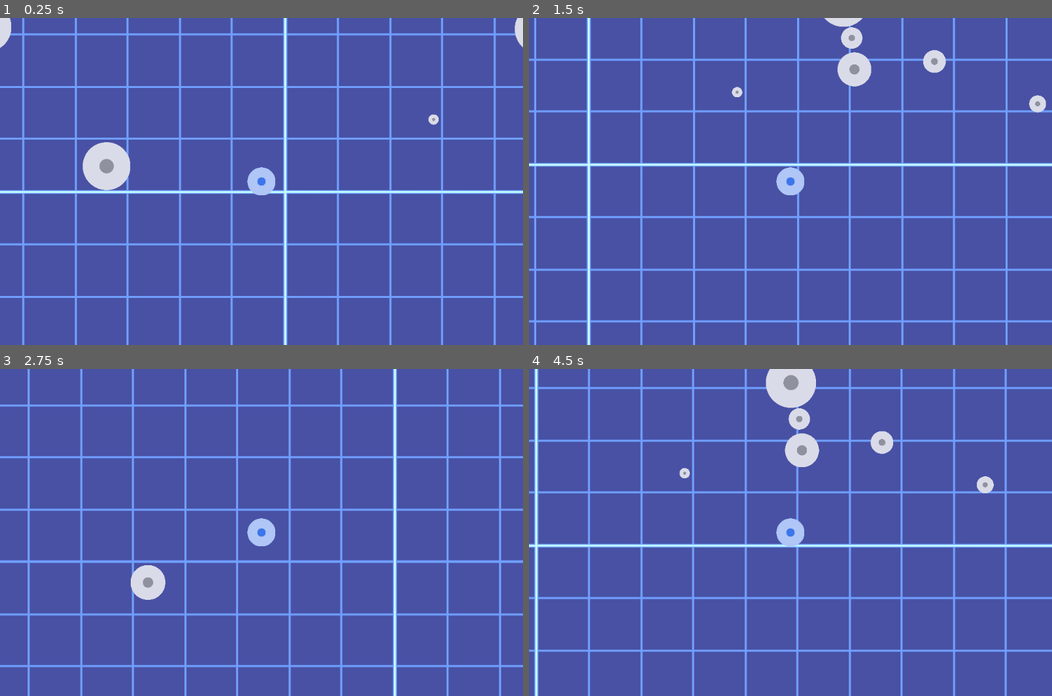
Above: before the commit, frames 1-4 (two rows, left to right).
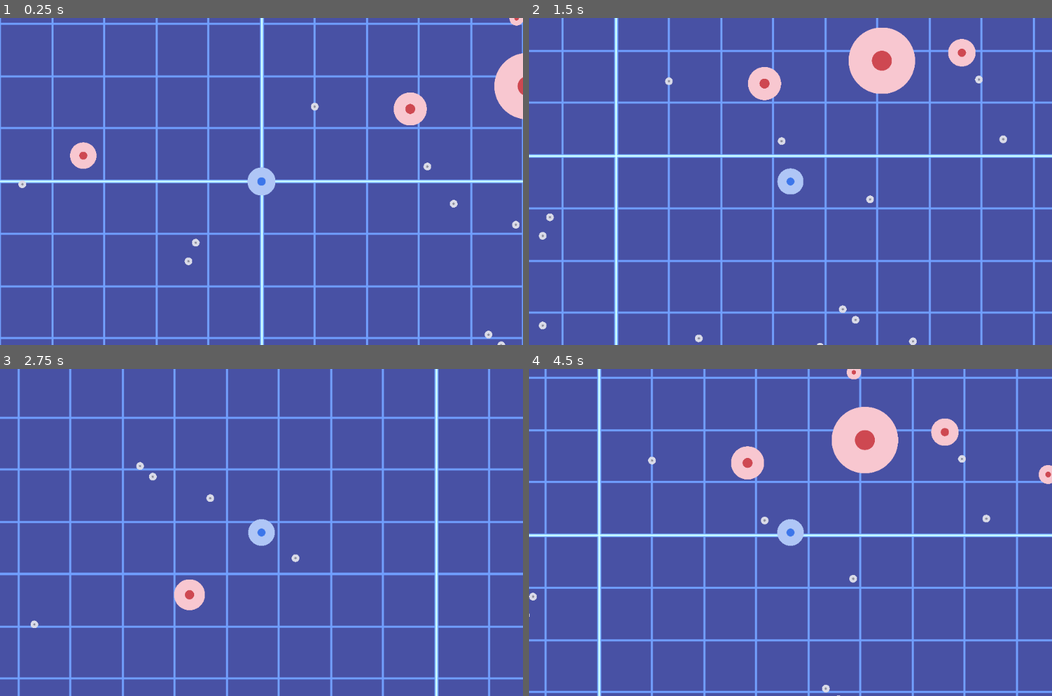
Above: after the commit, the same moments.

Repository: KasaiAi/Godot-Collection
Game: Godot game, scene res://Scenes/Level.tscn
Same seed, same stepped clock (60 frames per second), same inputs: the game is played once before the commit and once after it.
Inputs:
- Up to frame 1 (0.25 s): no input
- Up to frame 2 (1.5 s): tap Enter at 0.5 s; hold D (ui_right) 0.53-1.28 s; hold S (ui_down) from 1.28 s (still down)
- Up to frame 3 (2.75 s): release S (ui_down) at 2.03 s; hold D (ui_right) from 2.03 s (still down)
- Up to frame 4 (4.5 s): release D (ui_right) at 2.78 s; hold W (ui_up) 2.78-3.53 s; hold A (ui_left) from 3.53 s (still down)

The runs differ from the first frame. In frame 1, 22% of the frame differs, in the area x 0-100%, y 0-100%; in frame 2, 21%; in frame 3, 20%; in frame 4, 23%.

Commit message:
Eat.io updated; only missing enemy AI and difficulty curve

Diff:
--- /dev/null
+++ b/eat.io/Objects/Enemy.tscn
@@ -0,0 +1,25 @@
+[gd_scene load_steps=5 format=3 uid="uid://3dpd76bkhwu"]
+
+[ext_resource type="Script" path="res://Scripts/enemyCell.gd" id="1_pbe62"]
+[ext_resource type="Texture2D" uid="uid://b4g1j4xxnbstx" path="res://Sprites/enemy.png" id="2_3nfn0"]
+
+[sub_resource type="CircleShape2D" id="1"]
+radius = 24.1218
+
+[sub_resource type="CircleShape2D" id="CircleShape2D_mn0cl"]
+radius = 25.2826
+
+[node name="Enemy" type="CharacterBody2D" groups=["Edible"]]
+script = ExtResource("1_pbe62")
+
+[node name="Sprite2D" type="Sprite2D" parent="."]
+scale = Vector2(0.1, 0.1)
+texture = ExtResource("2_3nfn0")
+
+[node name="CollisionShape2D" type="CollisionShape2D" parent="."]
+shape = SubResource("1")
+
+[node name="EatingRoom" type="Area2D" parent="."]
+
+[node name="CollisionShape2D" type="CollisionShape2D" parent="EatingRoom"]
+shape = SubResource("CircleShape2D_mn0cl")
--- a/eat.io/Objects/Food.tscn
+++ b/eat.io/Objects/Food.tscn
@@ -1,17 +1,17 @@
-[gd_scene load_steps=4 format=2]
+[gd_scene load_steps=4 format=3 uid="uid://d2r6plgkyagni"]
 
-[ext_resource path="res://Sprites/food.png" type="Texture2D" id=1]
-[ext_resource path="res://Scripts/enemyCell.gd" type="Script" id=2]
+[ext_resource type="Texture2D" uid="uid://bqfscqebr8g0m" path="res://Sprites/food.png" id="1"]
+[ext_resource type="Script" path="res://Scripts/Food.gd" id="1_4kevx"]
 
-[sub_resource type="CircleShape2D" id=1]
+[sub_resource type="CircleShape2D" id="1"]
 radius = 24.1218
 
-[node name="Food" type="CharacterBody2D" groups=["Edible"]]
-script = ExtResource( 2 )
+[node name="Food" type="CharacterBody2D" groups=["Edible", "Foodible"]]
+script = ExtResource("1_4kevx")
 
 [node name="Sprite2D" type="Sprite2D" parent="."]
-scale = Vector2( 0.1, 0.1 )
-texture = ExtResource( 1 )
+scale = Vector2(0.1, 0.1)
+texture = ExtResource("1")
 
 [node name="CollisionShape2D" type="CollisionShape2D" parent="."]
-shape = SubResource( 1 )
+shape = SubResource("1")
--- a/eat.io/Objects/Player.tscn
+++ b/eat.io/Objects/Player.tscn
@@ -10,7 +10,7 @@
 [sub_resource type="CircleShape2D" id="2"]
 radius = 25.2826
 
-[node name="Player" type="CharacterBody2D"]
+[node name="Player" type="CharacterBody2D" groups=["Edible", "player"]]
 scale = Vector2(1.1, 1.1)
 script = ExtResource("1")
 
--- /dev/null
+++ b/eat.io/Objects/game_over.tscn
@@ -0,0 +1,57 @@
+[gd_scene load_steps=2 format=3 uid="uid://d0bynn78veiw1"]
+
+[ext_resource type="Script" path="res://Scripts/game_over.gd" id="1_ikncg"]
+
+[node name="GameOver" type="CanvasLayer"]
+process_mode = 2
+script = ExtResource("1_ikncg")
+
+[node name="PanelContainer" type="PanelContainer" parent="."]
+anchors_preset = 8
+anchor_left = 0.5
+anchor_top = 0.5
+anchor_right = 0.5
+anchor_bottom = 0.5
+offset_left = -113.5
+offset_top = -50.0
+offset_right = 113.5
+offset_bottom = 50.0
+grow_horizontal = 2
+grow_vertical = 2
+
+[node name="MarginContainer" type="MarginContainer" parent="PanelContainer"]
+layout_mode = 2
+theme_override_constants/margin_left = 24
+theme_override_constants/margin_top = 24
+theme_override_constants/margin_right = 24
+theme_override_constants/margin_bottom = 24
+
+[node name="PanelContainer" type="VBoxContainer" parent="PanelContainer/MarginContainer"]
+layout_mode = 2
+size_flags_vertical = 4
+theme_override_constants/separation = 24
+
+[node name="Label" type="Label" parent="PanelContainer/MarginContainer/PanelContainer"]
+layout_mode = 2
+text = "You've been consumed
+by other organisms..."
+horizontal_alignment = 1
+
+[node name="Retry" type="Button" parent="PanelContainer/MarginContainer/PanelContainer"]
+visible = false
+layout_mode = 2
+text = "Retry"
+
+[node name="Next" type="Button" parent="PanelContainer/MarginContainer/PanelContainer"]
+visible = false
+layout_mode = 2
+text = "Next level"
+
+[node name="Back to menu" type="Button" parent="PanelContainer/MarginContainer/PanelContainer"]
+visible = false
+layout_mode = 2
+text = "Back to menu"
+
+[connection signal="pressed" from="PanelContainer/MarginContainer/PanelContainer/Retry" to="." method="_on_restart_pressed"]
+[connection signal="pressed" from="PanelContainer/MarginContainer/PanelContainer/Next" to="." method="_on_next_pressed"]
+[connection signal="pressed" from="PanelContainer/MarginContainer/PanelContainer/Back to menu" to="." method="_on_back_to_menu"]
--- a/eat.io/Scenes/Level.tscn
+++ b/eat.io/Scenes/Level.tscn
@@ -29,8 +29,10 @@
 rotation = 1.5708
 shape = SubResource("1")
 
-[node name="FoodContainer" type="Node2D" parent="."]
+[node name="EnemyCounter" type="Node2D" parent="."]
 
 [node name="Player" parent="." instance=ExtResource("1")]
 position = Vector2(-0.840881, -0.379807)
 MAX_SPEED = 529
+
+[connection signal="child_exiting_tree" from="EnemyCounter" to="." method="_on_enemy_consumption"]
--- a/eat.io/Scripts/Food.gd
+++ b/eat.io/Scripts/Food.gd
@@ -1,12 +1,7 @@
 extends CharacterBody2D
-class_name Edible
 
-var mass #troubleshooting
+var mass = 0.3
 
-func _physics_process(_delta):
-	if mass <= 0.2:
-		queue_free()
-#		If queued object is player, stop processes and display
-#		GAME OVER
-
+func _ready():
+	randomize()
 	scale = Vector2(mass, mass)
--- a/eat.io/Scripts/enemyCell.gd
+++ b/eat.io/Scripts/enemyCell.gd
@@ -1,5 +1,26 @@
-extends Edible
+extends CharacterBody2D
+
+var mass = randf_range(0.5, 2)
 
 func _ready():
 	randomize()
-	mass = randf_range(0.5, 2)
+	scale = Vector2(mass, mass)
+
+func _physics_process(_delta):
+	for body in $EatingRoom.get_overlapping_bodies():
+		if body.is_in_group("Edible"):
+			feed_on(body)
+
+	if mass <= 0.2:
+		queue_free()
+
+func feed_on(opposing):
+	if opposing.is_in_group("Foodible"):
+		mass += 0.02
+		opposing.queue_free()
+	elif mass >= opposing.mass:
+		mass += 0.05
+		opposing.mass -= 0.05
+
+	scale = Vector2(mass, mass)
+	opposing.scale = Vector2(opposing.mass, opposing.mass)
--- /dev/null
+++ b/eat.io/Scripts/game_over.gd
@@ -0,0 +1,29 @@
+extends CanvasLayer
+
+
+func win():
+	show()
+	$PanelContainer/MarginContainer/PanelContainer/Label.text = "ALL IS CONSUMED\nALL IS UNITED\nWE FEED, WE GROW\nUNMATCHED IN THIS MATERIAL PLANE"
+	$PanelContainer/MarginContainer/PanelContainer/Next.show()
+#	$"PanelContainer/MarginContainer/PanelContainer/Back to menu".show()
+
+
+func lose():
+	show()
+	$PanelContainer/MarginContainer/PanelContainer/Label.text = "You've been devoured\nby other organisms..."
+	$PanelContainer/MarginContainer/PanelContainer/Retry.show()
+
+func _on_restart_pressed():
+	get_tree().paused = false
+#	difficulty reset
+	get_tree().reload_current_scene()
+
+func _on_next_pressed():
+	get_tree().paused = false
+#	difficulty increase
+	get_tree().reload_current_scene()
+
+func _on_back_to_menu():
+	get_tree().paused = false
+#	Back to collection menu
+	get_tree().change_scene_to_file("res://Scenes/hub_menu.tscn")
--- a/eat.io/Scripts/level.gd
+++ b/eat.io/Scripts/level.gd
@@ -1,15 +1,31 @@
 extends Node2D
 
 @onready var foodCell = preload("res://Objects/Food.tscn")
-@onready var foodContainer = get_node("FoodContainer")
+@onready var enemyCell = preload("res://Objects/Enemy.tscn")
+@onready var enemyCounter = get_node("EnemyCounter")
 
 # Called when the node enters the scene tree for the first time.
 func _ready():
 	randomize()
 	spawn_cells(20)
+	spawn_food(50)
 
 func spawn_cells(amount):
-	for _i in range(amount):
-		var C = foodCell.instantiate()
-		foodContainer.add_child(C)
+	for i in range(amount):
+		var C = enemyCell.instantiate()
 		C.position = Vector2(randf_range(-990, 990), randf_range(-990, 990))
+		enemyCounter.add_child(C)
+
+func spawn_food(amount):
+	for i in range(amount):
+		var food = foodCell.instantiate()
+		food.position = Vector2(randf_range(-990, 990), randf_range(-990, 990))
+		add_child(food)
+
+func _on_enemy_consumption(_node):
+	if $EnemyCounter.get_children().size() == 1:
+		var popup = load("res://Objects/game_over.tscn").instantiate()
+		popup.win()
+		add_child(popup)
+
+		get_tree().paused = true
--- a/eat.io/Scripts/player.gd
+++ b/eat.io/Scripts/player.gd
@@ -1,4 +1,4 @@
-extends Edible
+extends CharacterBody2D
 
 @export var MAX_SPEED = 200
 var ACELLERATION = 3000
@@ -8,25 +8,35 @@
 
 var debugVar = 0 #troubleshooting
 
+var mass = 1
+
 func _ready():
-	mass = 1
+	pass
 
 # Called every frame. 'delta' is the elapsed time since the previous frame.
 func _physics_process(delta):
 	var axis = get_input_axis()
 	if axis == Vector2.ZERO:
+		apply_friction((ACELLERATION) * delta)
+	else:
 		apply_friction((ACELLERATION*2/3) * delta)
-	else:
 		apply_movement(axis * ACELLERATION * delta)
 	set_velocity(motion)
 	move_and_slide()
-	motion = velocity
 
 	for body in $EatingRoom.get_overlapping_bodies():
-		if body.is_in_group("Edible"):
+		if body.is_in_group("Edible") and body != self:
 			feed_on(body)
 
-#	print(debugVar)
+	if mass <= 0.2:
+		scale = Vector2(0, 0)
+		mass = 1
+
+		var popup = load("res://Objects/game_over.tscn").instantiate()
+		popup.lose()
+		add_child(popup)
+
+		get_tree().paused = true
 
 func get_input_axis():
 	var axis = Vector2.ZERO
@@ -45,16 +55,15 @@
 	motion = motion.limit_length(MAX_SPEED)
 
 func feed_on(opposing):
-	if mass >= opposing.mass:
-		mass += 0.05
+	if opposing.is_in_group("Foodible"):
+		mass += 0.02
+		opposing.queue_free()
+	elif mass >= opposing.mass:
+		mass += 0.01
 		opposing.mass -= 0.1
-	else:
-		mass -= 0.05
-		opposing.mass += 0.1
 
-	print(self.name,"'s mass is now ", mass)
+	scale = Vector2(mass, mass)
+	opposing.scale = Vector2(opposing.mass, opposing.mass)
+
+#	print("Player's mass is now ", mass)
 #	print("Cell mass is now ", opposing.mass)
-
-#func _on_EatingRoom_body_entered(body):
-#	if body.is_in_group("Edible"):
-#		feed_on(body)
